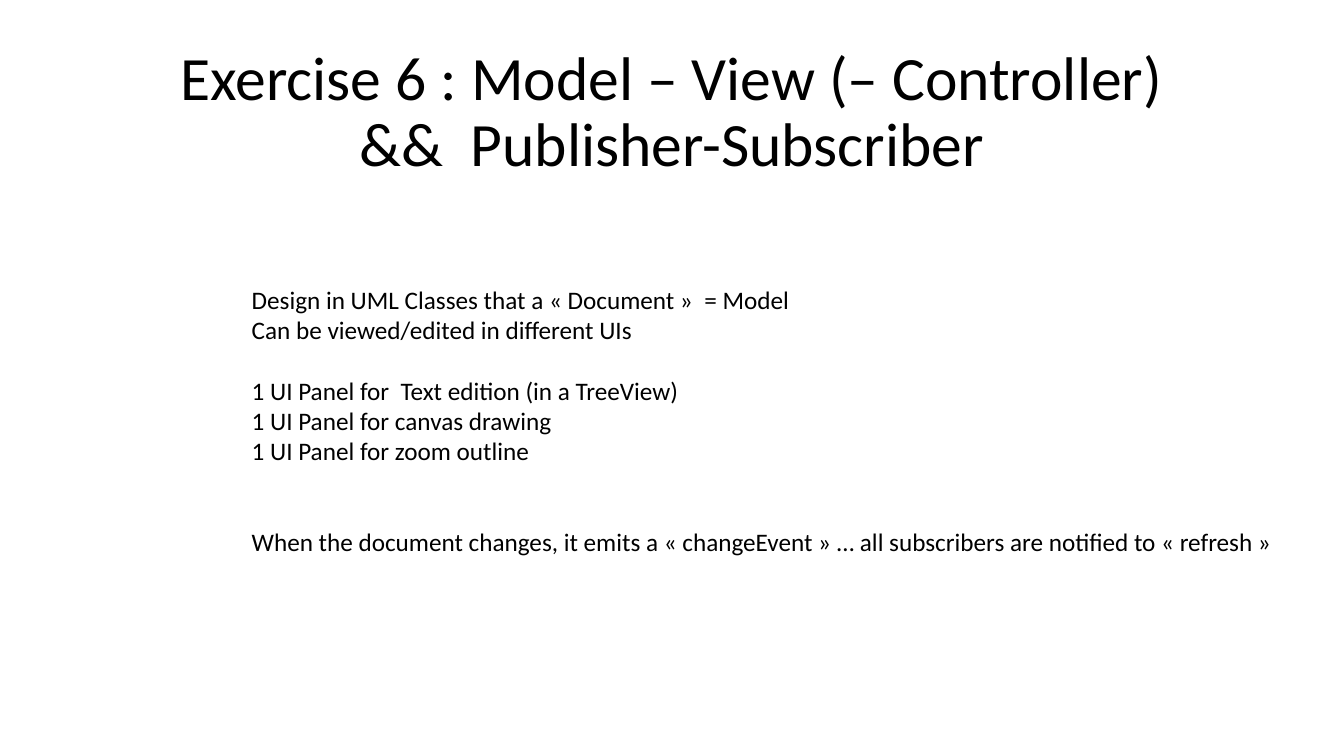
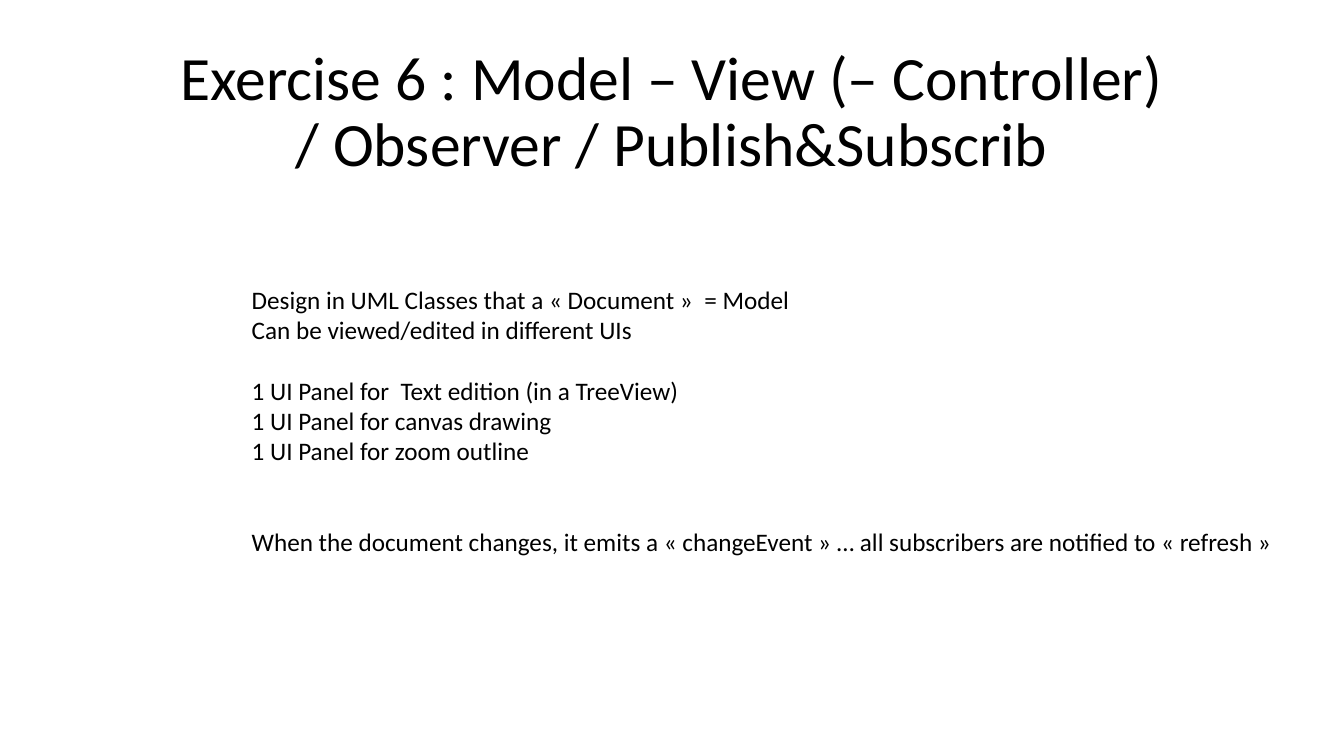
Before and after one commit to Arnaud-Nauwynck/presentations, a slide deck: slide 21 of java/TP-design-patterns/handson-3-design-patterns.pptx (slide 11 before the commit). Drawn at 1344x756 pixels with LibreOffice and Linux fonts; fonts in the diff are those of the drawing. Boxes give left, top, right and bottom in pixels: in the first picture for what was removed or moved away, otherwise in the second. Text is boxed around its words. In the diff, an @@ line names an element or a change of style, - is before the commit and + after.

```diff
--- a/java/TP-design-patterns/handson-3-design-patterns.pptx
+++ b/java/TP-design-patterns/handson-3-design-patterns.pptx
@@ title at box(180, 55, 1162, 167): text changed @@
-Exercise 6 : Model – View (– Controller)
-&& Publisher-Subscriber
+Exercise 6 : Model – View (– Controller)
+/ Observer / Publish&Subscrib
```
Also in this commit, not shown: 1 other slide changed, 9 slides added, 3 other files.
